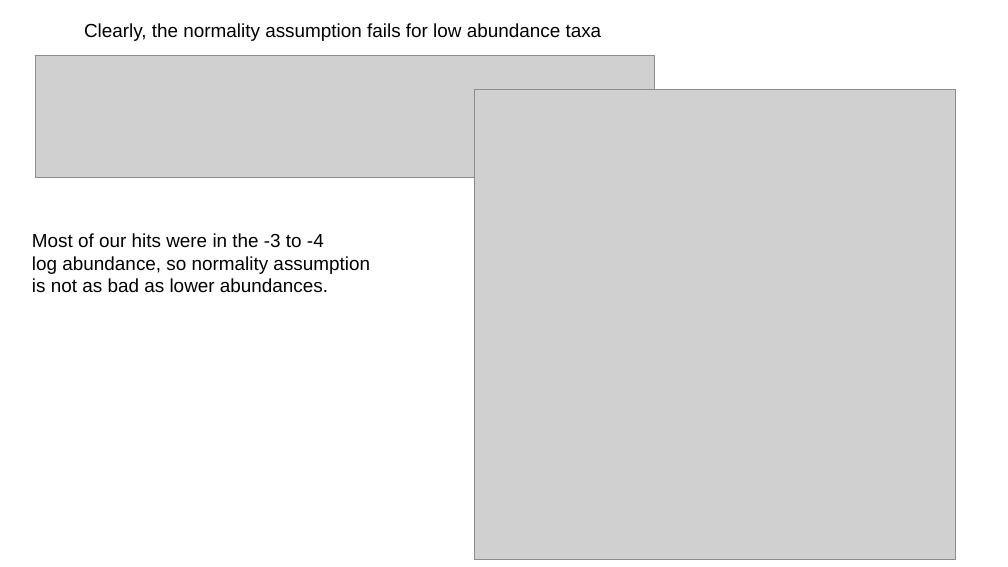
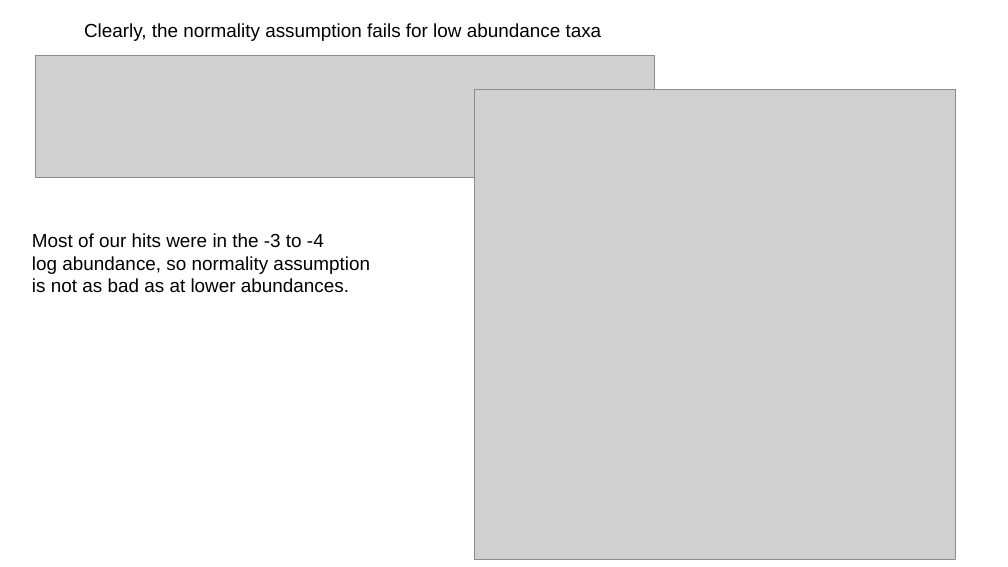
Before and after one commit to afodor/afodor.github.io, a slide deck: slide 67 of classes/ChapelHill2017/ChapelHillWorkshop2017_Fodor.pptx. Drawn at 1008x567 pixels with LibreOffice and Linux fonts; fonts in the diff are those of the drawing; grey boxes stand for pictures. Boxes give left, top, right and bottom in pixels: in the first picture for what was removed or moved away, otherwise in the second. Text is boxed around its words. In the diff, an @@ line names an element or a change of style, - is before the commit and + after.

Commit message:
small fix to typos..

```diff
--- a/classes/ChapelHill2017/ChapelHillWorkshop2017_Fodor.pptx
+++ b/classes/ChapelHill2017/ChapelHillWorkshop2017_Fodor.pptx
@@ text at (x1=32, y1=278, x2=349, y2=293): text changed @@
-is not as bad as lower abundances.
+is not as bad as at lower abundances.
```
